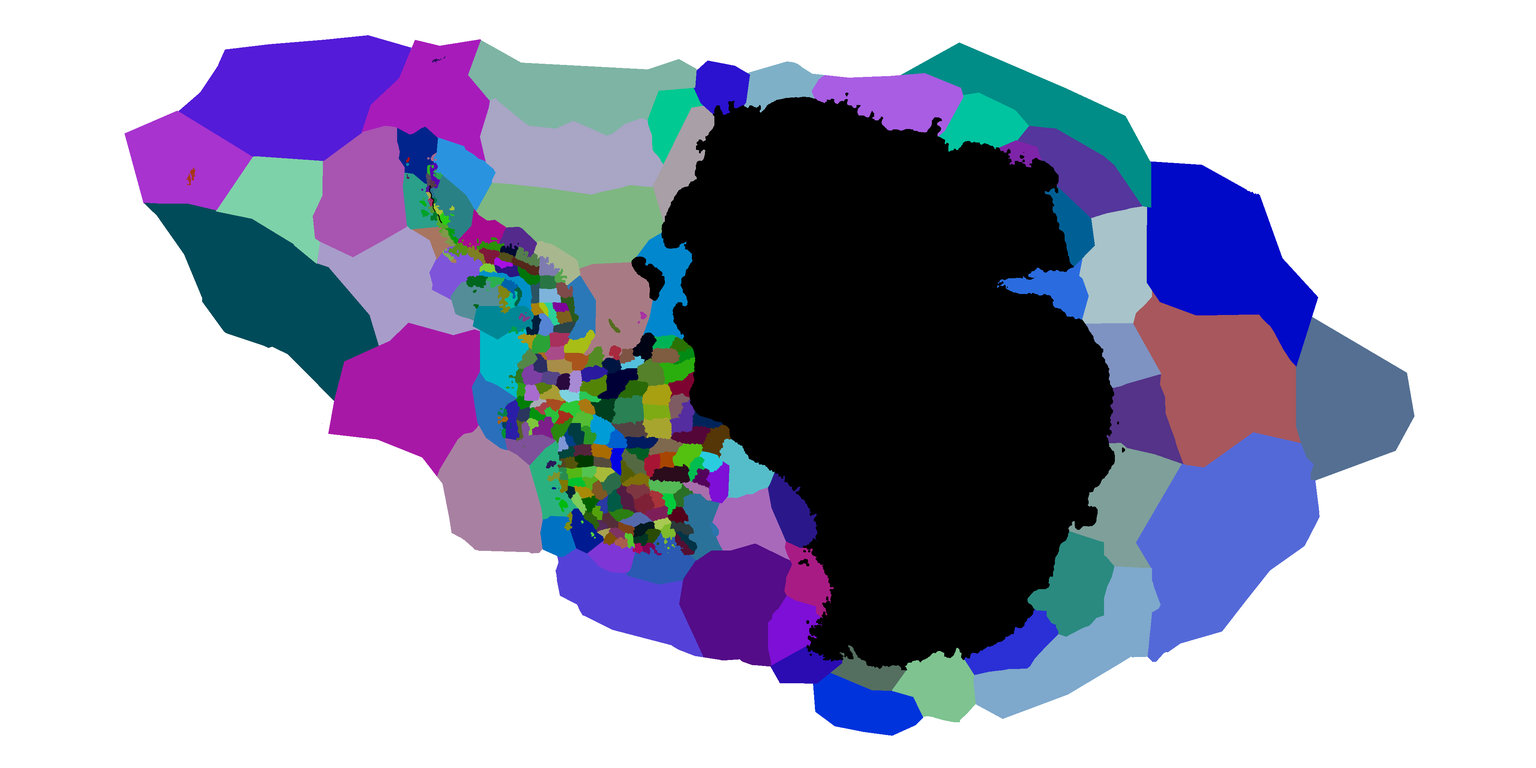
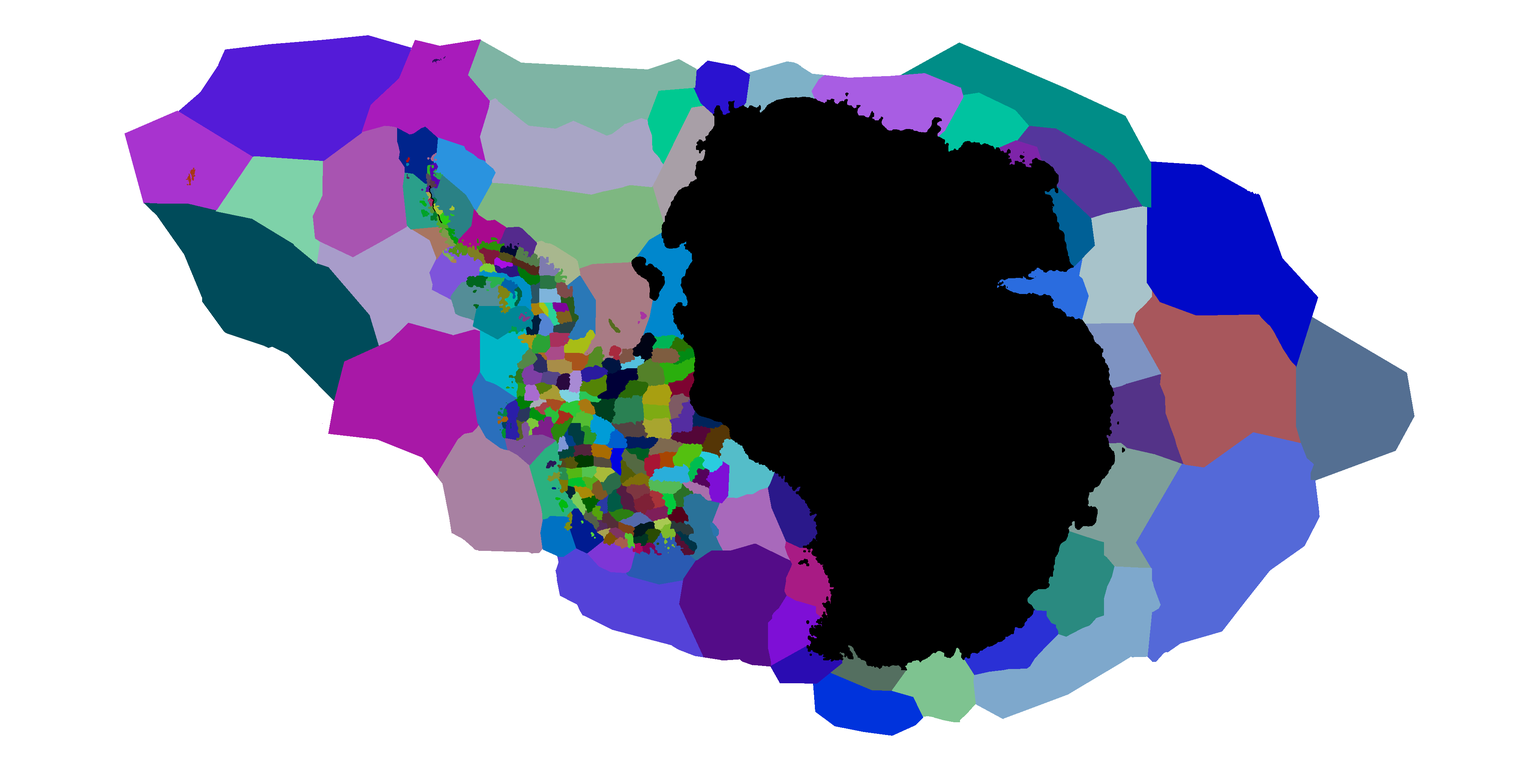
The second (1536, 768) image is a revision of the first. Changes to its layers:
painted on "provinces.bmp" over [583, 463, 690, 530]
